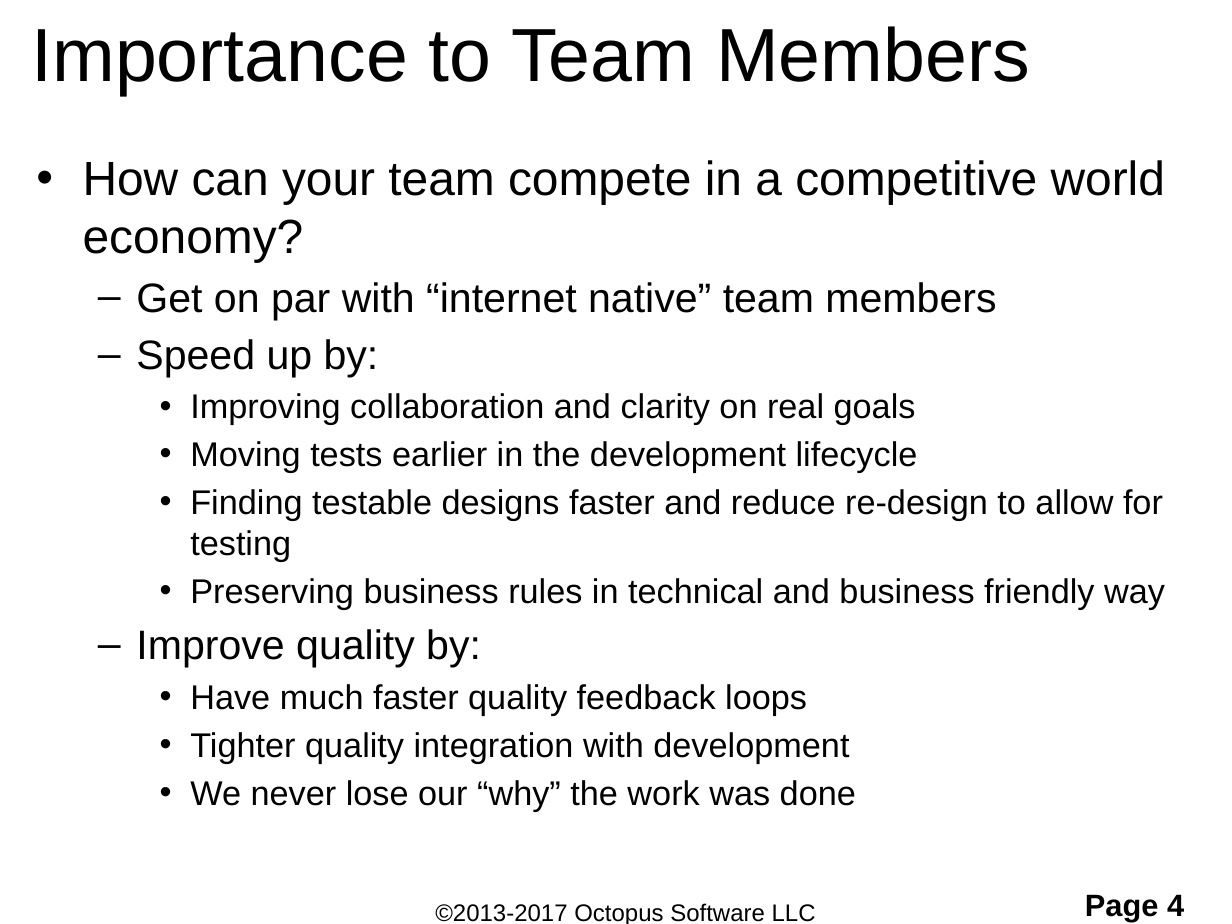
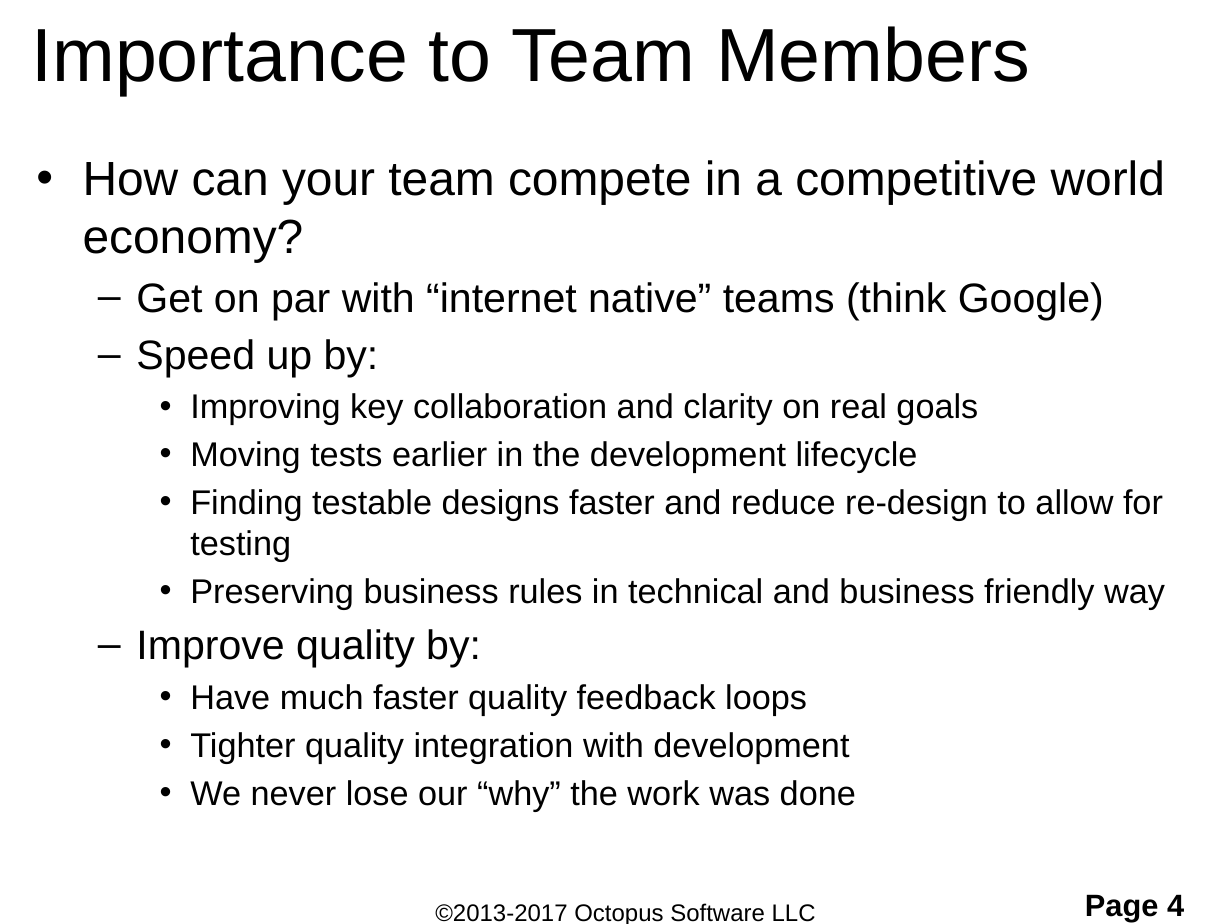
Before and after one commit to ShaneOctopus/RomanConversionStarting, a slide deck: slide 4 of workingFiles/TDD and BDD.pptx. Drawn at 1232x924 pixels with LibreOffice and Linux fonts; fonts in the diff are those of the drawing; background and template pictures are left out. Boxes give left, top, right and bottom in pixels: in the first picture for what was removed or moved away, otherwise in the second. Text is boxed around its words. In the diff, an @@ line names an element or a change of style, - is before the commit and + after.

```diff
--- a/workingFiles/TDD and BDD.pptx
+++ b/workingFiles/TDD and BDD.pptx
@@ text at box(136, 282, 1104, 320): text changed @@
-  – Get on par with “internet native” team members
+  – Get on par with “internet native” teams (think Google)
@@ text at box(190, 393, 978, 425): text changed @@
-    • Improving collaboration and clarity on real goals
+    • Improving key collaboration and clarity on real goals
```
Also in this commit, not shown: 13 other slides changed, 1 slide added, 1 other file.
